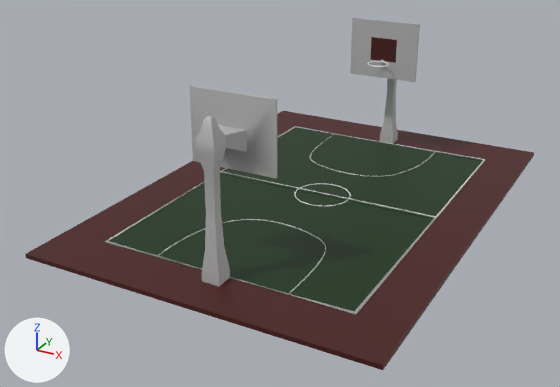
An edit to the glTF model static/models/SectionBasketball/base.glb, drawn before and after from the same camera.
One viewpoint serves both versions: a camera (50 mm lens) standing at (28.5, -58.8, 29.0) and looking at (-1.9, -3.6, 1.4). Arrows for +X, +Y and +Z are at lower left; the lights stay in place. The picture after the commit comes second. Where no turn or scale is listed for an object, it has been applied to the vertices. Vertices at exactly the same position are counted once.

The first picture shows 'BezierCurve', 'Cube' and 4 more.
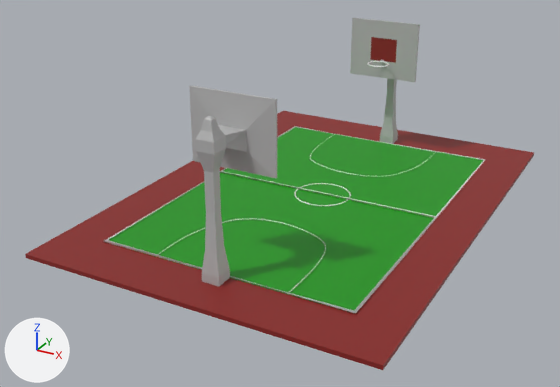
The newer file is also rescaled (x0.263), turned or shifted as a whole; pictures and numbers use the older file's frame.

The edits, one by one:
Material 'Material.001' (mat_material_001) changes colour from dark red #471210 to red #89231f; in linear values from (0.0637, 0.00603, 0.00524) to (0.251, 0.0164, 0.0137).
Material 'Material.002' (mat_material_002) changes colour from dark green #073004 to green #16960e; in linear values from (0.00214, 0.0291, 0.00135) to (0.00814, 0.305, 0.0044).
me_cube_001 has 226 vertices, 432 faces and spans x -15.0..15.0, y -21.1..21.1, z -0.6..13.7.
me_cube_001 is used by ob_cube; location (0.0, 0.0, 0.0).
me_cube_001 part 1: all 2 faces centred in x 0.1, y 16.8..17.7, z 3.4..4.5 are now shaded smooth.
me_cube_001 part 2: 171 of the faces centred in x -15.0..15.0, y -18.0..18.0, z -0.2..12.9 are now shaded flat.

Changed parts and their boxes [x1, y1, x2, y2] in the pictures (560 x 387 px):
'Cube', recoloured, shading changed (lighter)
    both: [25, 35, 534, 370]
part 1 of me_cube_001, shading changed
    both: [384, 93, 393, 120]
part 2 of me_cube_001, shading changed
    both: [193, 79, 493, 370]
